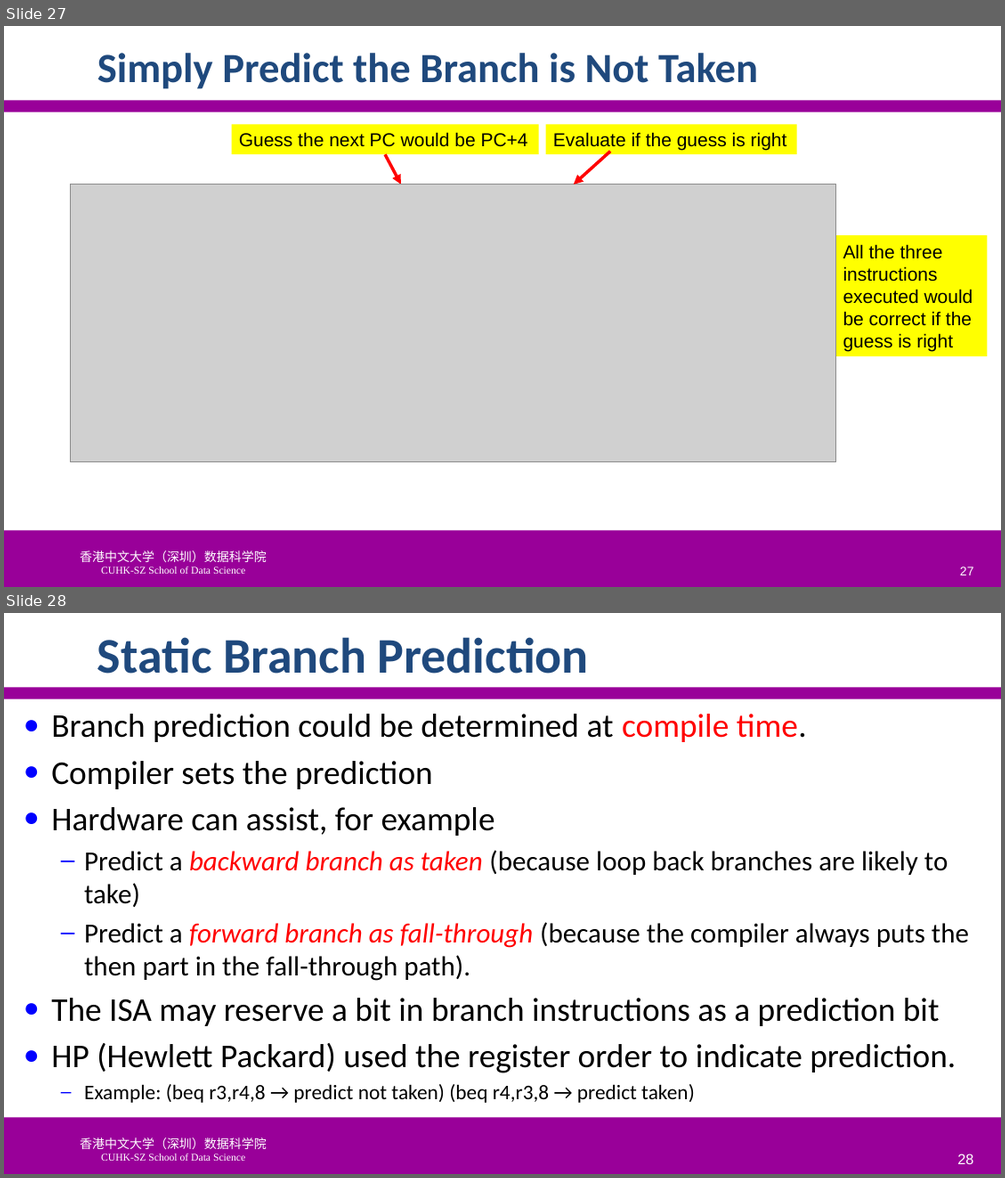
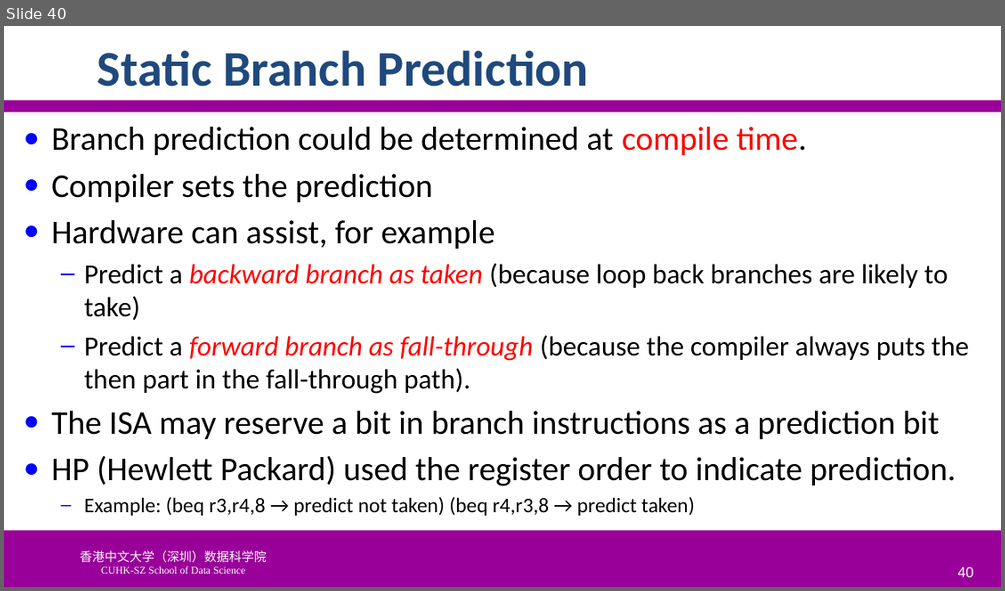
Before and after one commit to SUNCHAOYI923/CMU_CSAPP, a slide deck: slide/CA3060-4-Hazards.pptx. Shown one above the other, each under a label of ours: slides 27 and 28 before the commit, slide 40 after it. The pictures are 1005x1178 and 1005x591 pixels, drawn with LibreOffice and Linux fonts; fonts in the diff are those of the drawing; grey boxes stand for pictures; background and template pictures are left out. Boxes give left, top, right and bottom in pixels: in the first picture for what was removed or moved away, otherwise in the second. Text is boxed around its words. In the diff, an @@ line names an element or a change of style, - is before the commit and + after.

```diff
--- a/slide/CA3060-4-Hazards.pptx
+++ b/slide/CA3060-4-Hazards.pptx
@@ slide 27 removed at box(4, 26, 1001, 587), background #FFFFFF; not listed: 3 template elements that a slide beside it also shows @@
@@ title removed at box(97, 53, 758, 89) @@
-Simply Predict the Branch is Not Taken
@@ rectangle removed at box(231, 124, 539, 154) @@
-Guess the next PC would be PC+4
@@ rectangle removed at box(546, 124, 797, 154) @@
-Evaluate if the guess is right
@@ arrow removed from (386, 155) to (401, 184) @@
@@ arrow removed from (610, 151) to (574, 184) @@
@@ picture removed at box(71, 184, 835, 462) @@
@@ rectangle removed at box(835, 235, 987, 356) @@
-All the three
-instructions
-executed would
-be correct if the
-guess is right
@@ page number removed at box(960, 566, 974, 575) @@
-27
@@ what was slide 28 is now slide 40 @@
@@ page number at box(957, 566, 973, 577): text changed @@
-28
+40
```
Also in this commit, not shown: 8 slides changed, 18 slides added, 4 other slides removed, 5 other files.
